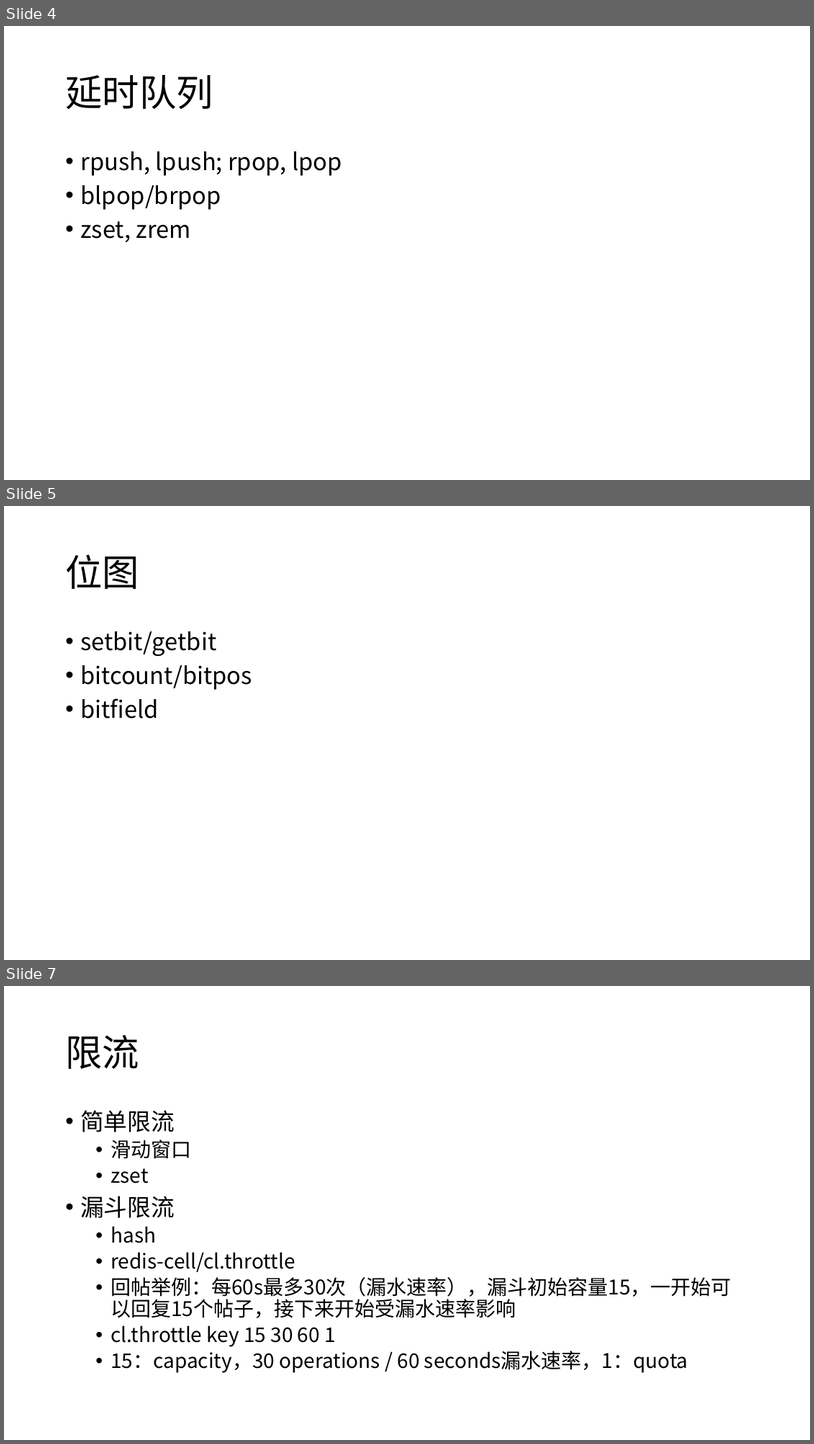
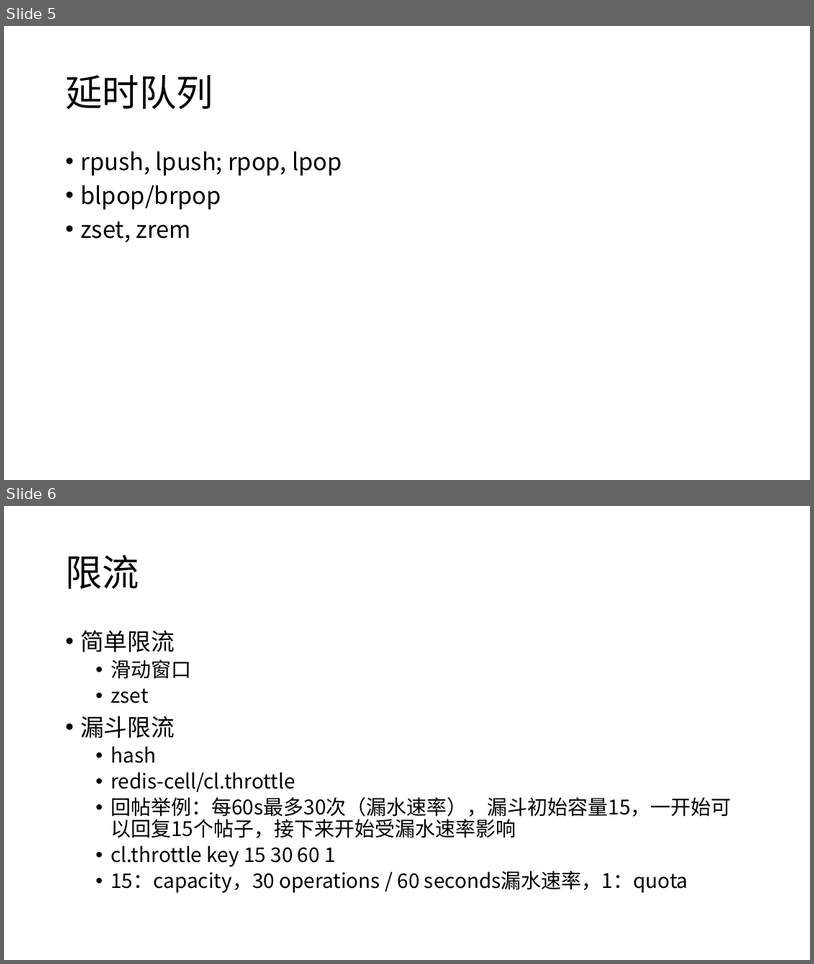
Before and after one commit to zzsure/computer-course-reading, a slide deck: Redis.pptx. Shown one above the other, each under a label of ours: slides 4, 5 and 7 before the commit, slides 5 and 6 after it; the slides between them are not shown. The pictures are 814x1444 and 814x964 pixels, drawn with LibreOffice and Linux fonts; fonts in the diff are those of the drawing. Boxes give left, top, right and bottom in pixels: in the first picture for what was removed or moved away, otherwise in the second. Text is boxed around its words. In the diff, an @@ line names an element or a change of style, - is before the commit and + after.

```diff
--- a/Redis.pptx
+++ b/Redis.pptx
@@ slide 5 removed at <box>4,506,810,960</box>, background #FFFFFF @@
@@ title removed at <box>65,554,139,589</box> @@
-位图
@@ text removed at <box>80,631,252,718</box> @@
-• setbit/getbit
-• bitcount/bitpos
-• bitfield
@@ what was slide 4 is now slide 5 @@
@@ what was slide 7 is now slide 6 @@
```
Also in this commit, not shown: 1 slide changed, 1 slide added, 1 other slide removed, 2 other files.
